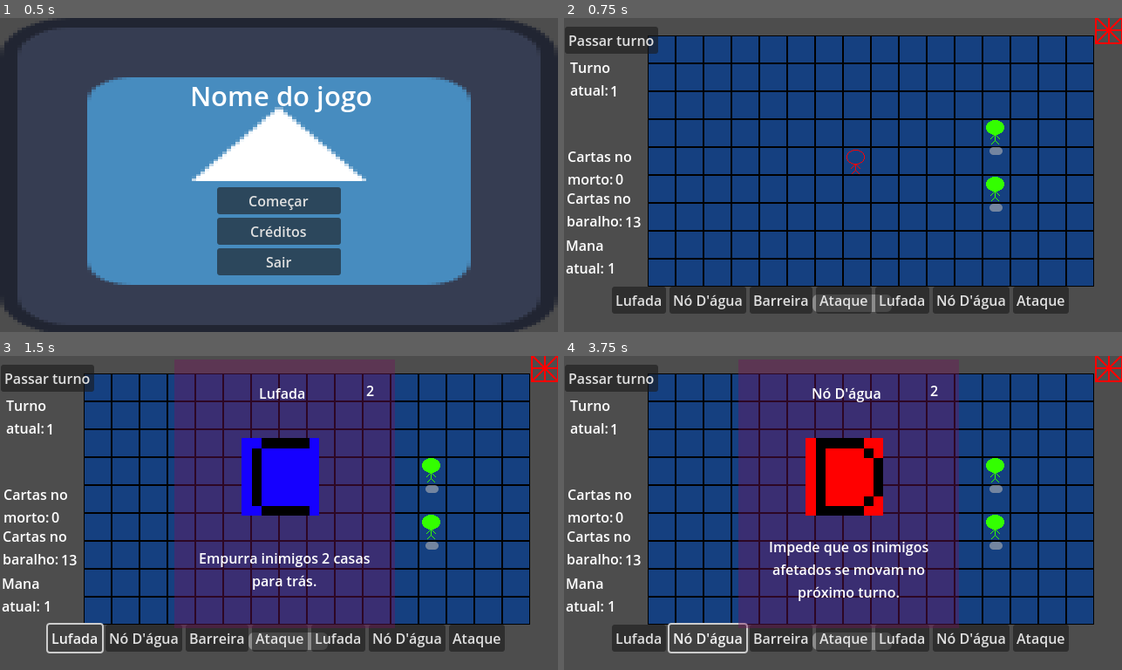
Above: before the commit, frames 1-4 (two rows, left to right).
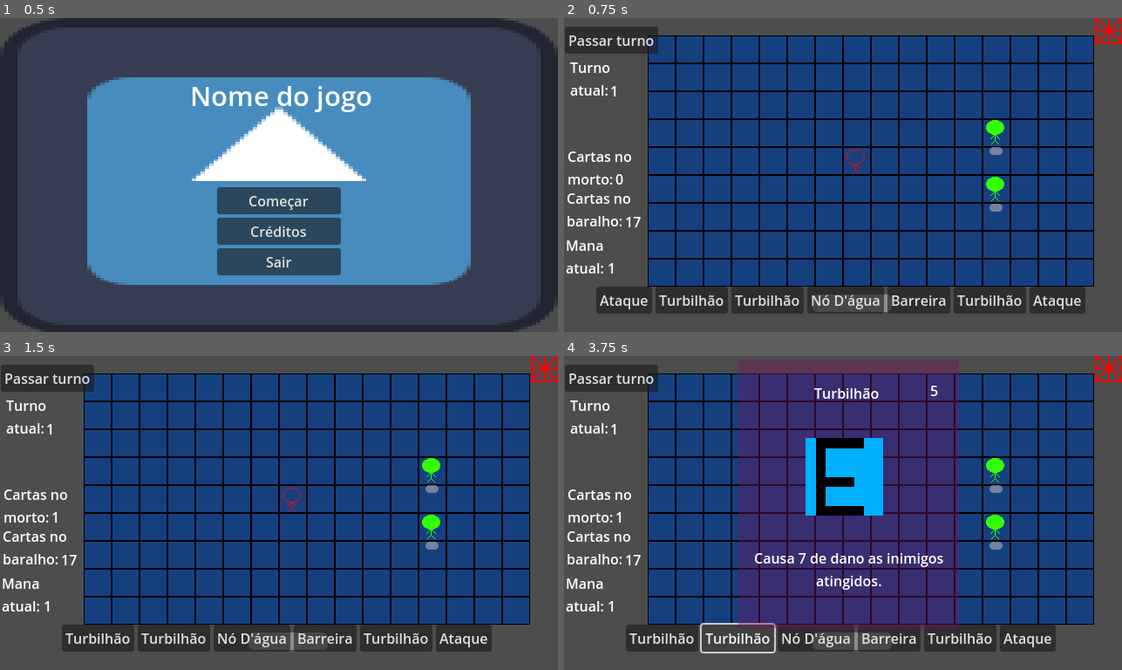
Above: after the commit, the same moments.

Repository: gdp-ufrj/alikia
Game: Godot game, scene res://Scenes/menu.tscn
The game is run twice, just before and just after one commit, with the same random seed, the same clock (stepped at 60 frames per second) and the same inputs. The engine's default icon, where the game draws it, is replaced by a stand-in: a white triangle on a blue panel in a dark square.
Inputs (mouse positions are in pixels of both pictures, inside the frame that each line leads up to):
- Up to frame 1 (0.5 s): no input
- Up to frame 2 (0.75 s): click "Começar" at 0.5 s
- Up to frame 3 (1.5 s): click (72, 638) at 1.25 s, where only the run before the commit has a clickable "Lufada"
- Up to frame 4 (3.75 s): click (664, 638) at 2 s, where only the run after the commit has a clickable "Turbilhão"; click "Nó D'água" at 2.75 s; click (736, 638) at 3.5 s, where only the run after the commit has a clickable "Turbilhão"

Frame 1 is identical in both runs. In frame 2, 2.6% of the frame differs, in the area x 5-94%, y 63-95%; in frame 3, 34%, in the area x 8-91%, y 5-95%; in frame 4, 7.2%.

Commit message:
Adiciona mais turbilhao

Diff:
--- a/Scenes/deck_system.tscn
+++ b/Scenes/deck_system.tscn
@@ -21,7 +21,7 @@
 deck_count_label = NodePath("DeckControl/DeckCount")
 discard_count_label = NodePath("DiscardControl/DiscardCount")
 equipped_cards = Array[Resource("res://Resources/CardData.gd")]([ExtResource("3_t6yxa"), ExtResource("4_5iqxl"), ExtResource("5_13pb0"), ExtResource("6_m8rrf"), ExtResource("7_iiibq"), ExtResource("8_cbrg1")])
-equipped_cards_quantity = Array[int]([4, 4, 4, 4, 4, 0])
+equipped_cards_quantity = Array[int]([4, 4, 4, 4, 4, 4])
 
 [node name="DeckControl" type="Control" parent="Deck"]
 layout_mode = 3
